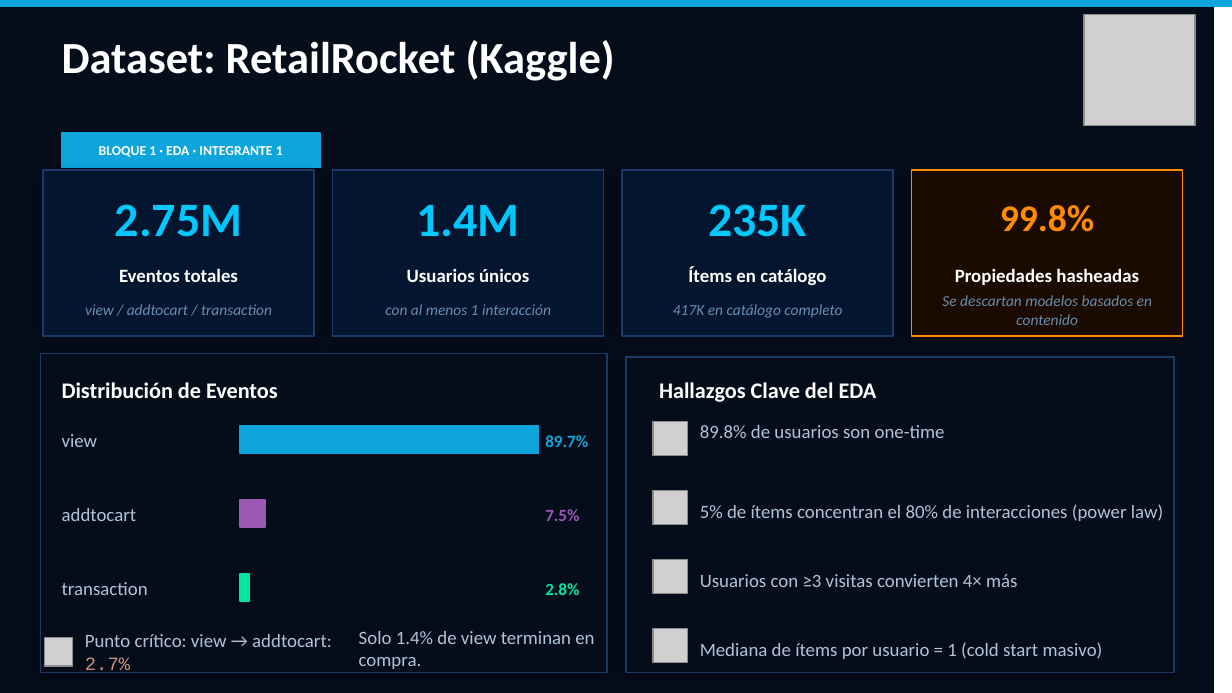
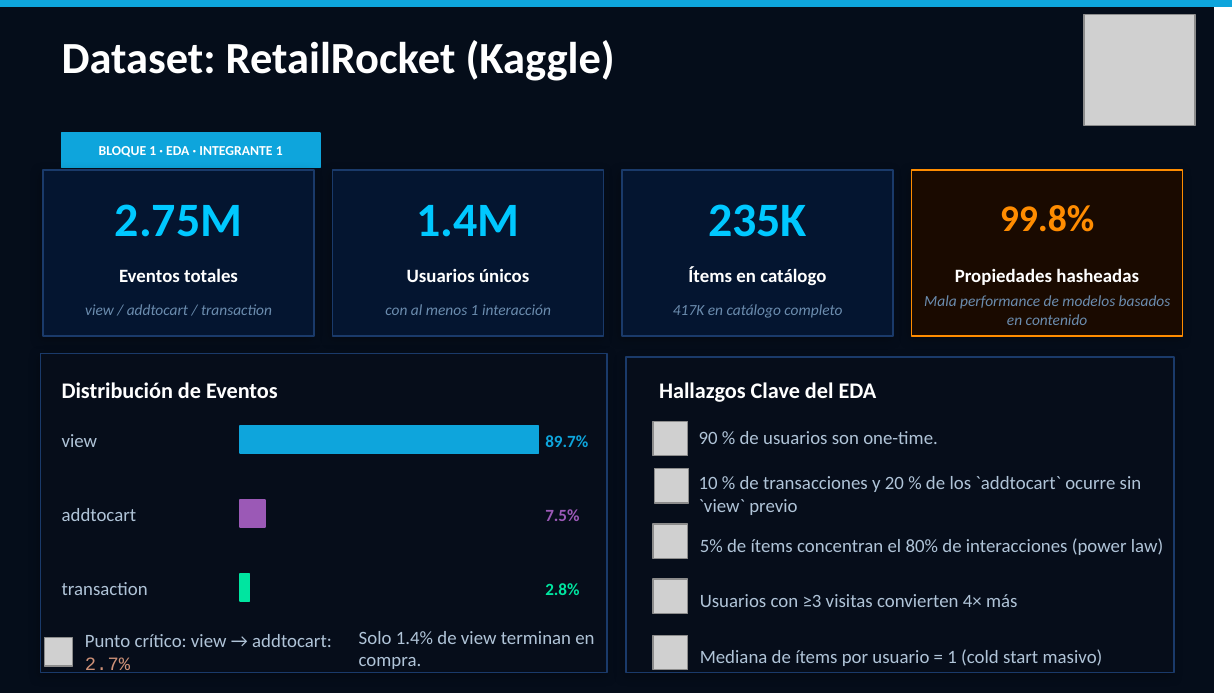
Before and after one commit to JacquetAlexis23/Nexus-RecSys, a slide deck: slide 3 of presentacion/nexus_tecnico_v2.pptx. Drawn at 1232x693 pixels with LibreOffice and Linux fonts; fonts in the diff are those of the drawing; grey boxes stand for pictures. Boxes give left, top, right and bottom in pixels: in the first picture for what was removed or moved away, otherwise in the second. Text is boxed around its words. In the diff, an @@ line names an element or a change of style, - is before the commit and + after.

```diff
--- a/presentacion/nexus_tecnico_v2.pptx
+++ b/presentacion/nexus_tecnico_v2.pptx
@@ text at [924, 295, 1171, 325]: text changed @@
-Se descartan modelos basados en contenido
+Mala performance de modelos basados en contenido
@@ text at [699, 431, 938, 444]: text changed @@
-89.8% de usuarios son one-time
+90 % de usuarios son one-time.
@@ picture added at [654, 468, 689, 503] @@
@@ text added at [699, 476, 1142, 515], 11 pt, text #B0C4D8 @@
+10 % de transacciones y 20 % de los `addtocart` ocurre sin `view` previo
@@ picture: place and size @@
-picture at [653, 490, 687, 525]
+picture at [653, 524, 687, 558]
@@ text "5% de ítems concentran el ...": place and size @@
-text "5% de ítems concentran el ..." at [700, 504, 1163, 521]
+text "5% de ítems concentran el ..." at [700, 538, 1163, 555]
@@ picture: place and size @@
-picture at [653, 559, 687, 594]
+picture at [653, 579, 687, 614]
@@ text "Usuarios con ≥3 visitas convierten ...": place and size @@
-text "Usuarios con ≥3 visitas convierten ..." at [700, 574, 1017, 587]
+text "Usuarios con ≥3 visitas convierten ..." at [700, 594, 1017, 607]
@@ picture: place and size @@
-picture at [653, 628, 687, 663]
+picture at [653, 636, 687, 670]
@@ text "Mediana de ítems por usuario ...": place and size @@
-text "Mediana de ítems por usuario ..." at [700, 642, 1103, 659]
+text "Mediana de ítems por usuario ..." at [700, 649, 1103, 666]
```
Also in this commit, not shown: 5 other slides changed.
